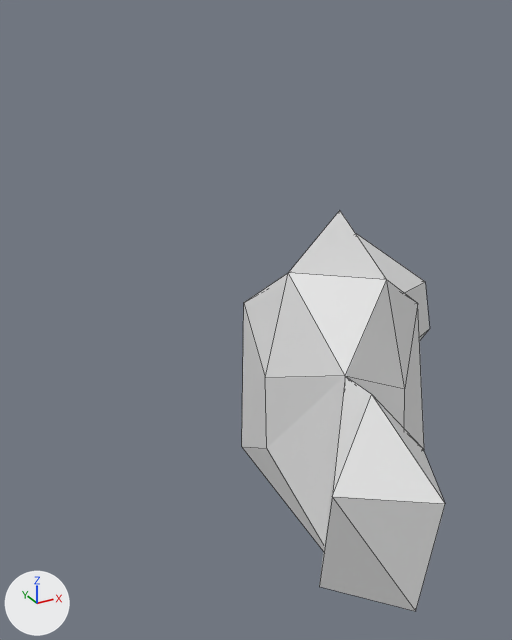
An edit to the Blender file UnityRPG/Assets/Models/crystal.blend, drawn before and after from the same camera.
Rendered twice from a 50 mm lens placed at (-2.27, -3.07, 2.79), pointed at (-0.56, 0.04, 1.23). The lights are fixed; the arrows at lower left show +X, +Y and +Z. Mesh edges are drawn as thin lines.
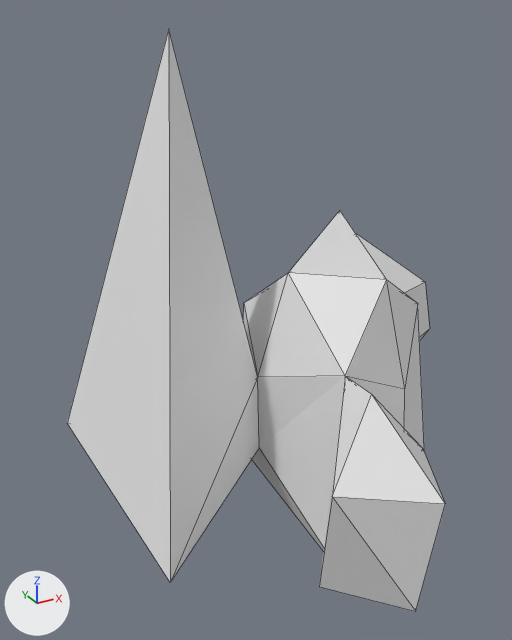
The change, as a list of edits to the scene's bpy script:
```text
Change me_cube_001:
    used by ob_cube; location = (0.042, 0.005, -0.073)
    remove me_cube_001.from_pydata(...)  # 34 vertices, 49 faces; spans x -0.85..1.01, y -1.34..1.17, z 0.04..1.86
    add me_cube_001.from_pydata(...)  # 38 vertices, 57 faces; spans x -1.56..1.01, y -1.34..1.17, z 0.04..2.77
    me_cube_001 part 1
    1 vertex is removed from x -0.53, y 0.05, z 0.93
    4 faces are deleted
    1 vertex moves from x -0.52, y 0.05, z 0.44 to x -0.56, y 0.07, z 0.44
    5 vertices are added at (-0.57, 0.07, 0.93), (-0.92, 0.31, 2.77), (-0.81, 0.69, 0.17), (-1.33, -0.37, 0.12), (-1.56, 0.58, 0.64)
    12 new faces join them
```

Location of each change, [x1, y1, x2, y2] in pixels of the pictures (512 x 640 px):
'Cube', reshaped (86% wider, 45% taller)
    before: [242, 211, 445, 611]
    after: [67, 30, 445, 611]
part 1 of me_cube_001, built on
    before: [242, 274, 327, 551]
    after: [67, 30, 327, 583]
